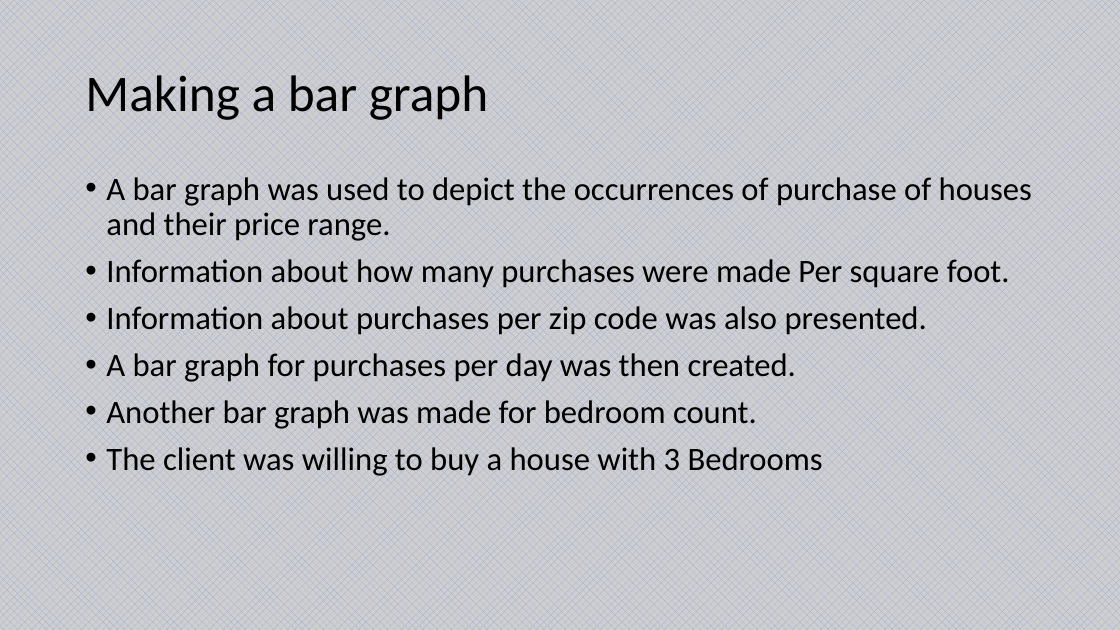
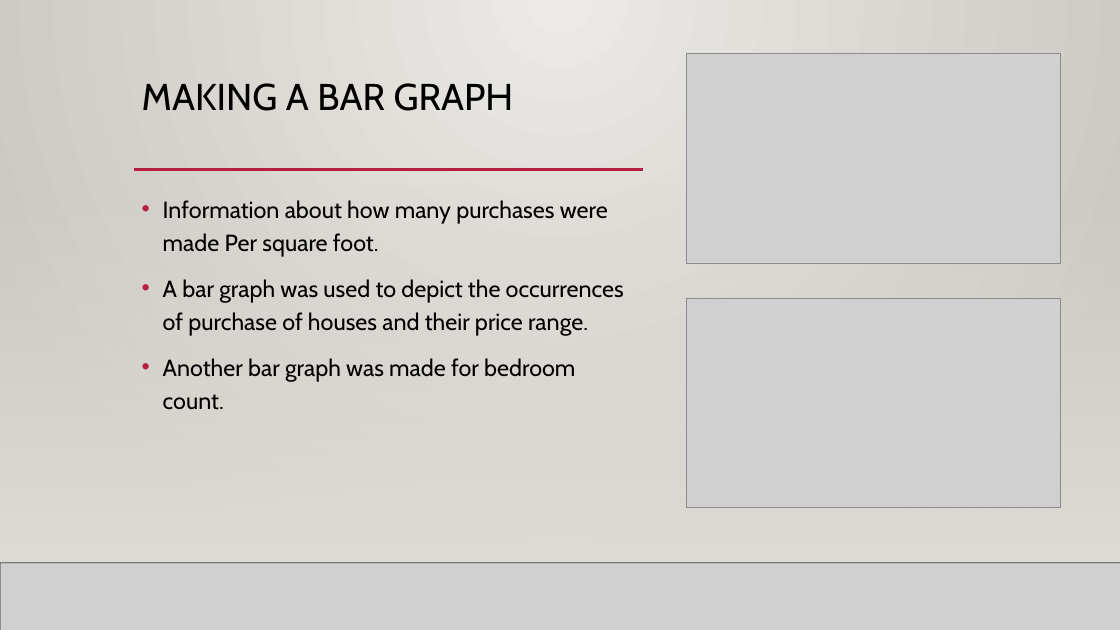
Before and after one commit to scavazos4/Project_One, a slide deck: slide 7 of Sacramento Real Estate.pptx (slide 8 before the commit). Drawn at 1120x630 pixels with LibreOffice and Linux fonts; fonts in the diff are those of the drawing; grey boxes stand for pictures; background and template pictures are left out. Boxes give left, top, right and bottom in pixels: in the first picture for what was removed or moved away, otherwise in the second. Text is boxed around its words. In the diff, an @@ line names an element or a change of style, - is before the commit and + after.

```diff
--- a/Sacramento Real Estate.pptx
+++ b/Sacramento Real Estate.pptx
@@ background pattern #8FAADC on #D0CECE to gradient #ECEAE7 to #CAC7C1 @@
@@ rectangle added at box(0, 0, 1120, 630), fill gradient #ECEAE7 to #CAC7C1 @@
@@ picture added at box(686, 54, 1061, 264) @@
@@ title "MAKING A BAR GRAPH" at box(142, 83, 514, 111): vertical alignment middle to top @@
@@ title at box(142, 83, 514, 111): text changed; size 44 to 32 pt; font Calibri to Cabin @@
-Making a bar graph
+MAKING A BAR GRAPH
@@ line added from (134, 170) to (1017, 170), #B71E42 2.5 pt @@
@@ line added from (134, 170) to (644, 170), #B71E42 2.5 pt @@
@@ rectangle added at box(0, 186, 1120, 563), fill gradient #DFDBD5 @@
@@ rectangle added at box(0, 186, 1120, 563), fill gradient #DFDBD5 @@
@@ text "Information about how many purchases ...": place and size @@
-text "Information about how many purchases ..." at box(106, 177, 1032, 476)
+text "Information about how many purchases ..." at box(163, 200, 624, 410)
@@ text at box(163, 200, 608, 257): paragraph added @@
+• Information about how many purchases were made Per square foot.
@@ text at box(106, 259, 1010, 382): paragraphs removed @@
-• Information about how many purchases were made Per square foot.
-• Information about purchases per zip code was also presented.
-• A bar graph for purchases per day was then created.
@@ text at box(163, 279, 624, 410): size 28 to 20 pt, font Calibri to Cabin in "A bar graph was used to depict ...", "Another bar graph was made for bedroom ..."; line spacing 0.9 to 1.2 @@
@@ picture added at box(686, 298, 1061, 507) @@
@@ text at box(106, 447, 823, 476): paragraph removed @@
-• The client was willing to buy a house with 3 Bedrooms
@@ line added from (0, 563) to (1120, 563), #000001 1 pt @@
@@ picture added at box(0, 563, 1120, 630) @@
@@ line added from (0, 563) to (1120, 563), #000001 1 pt @@
```
Also in this commit, not shown: 4 other slides changed, 10 slides added, 7 slides removed, 1 other file.
